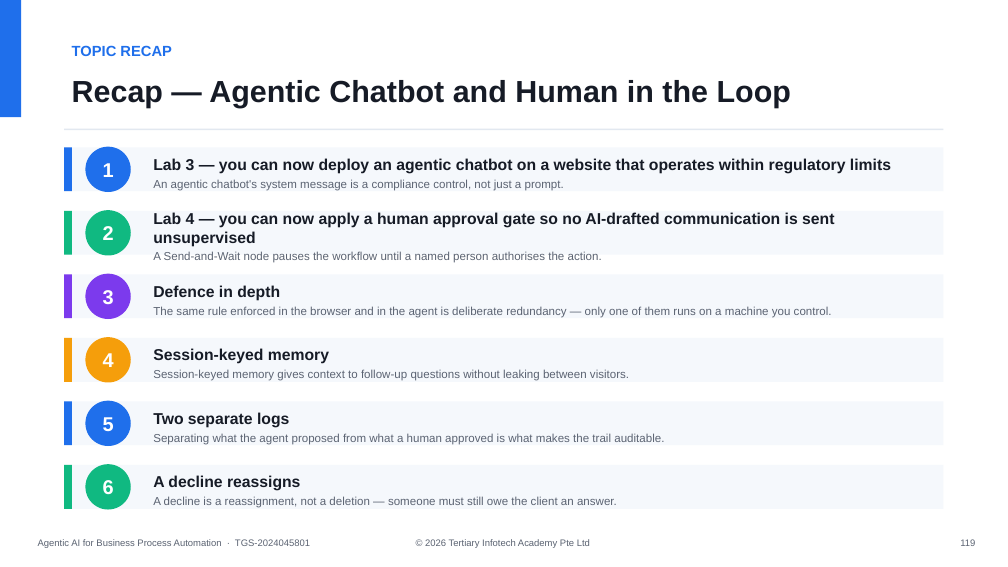
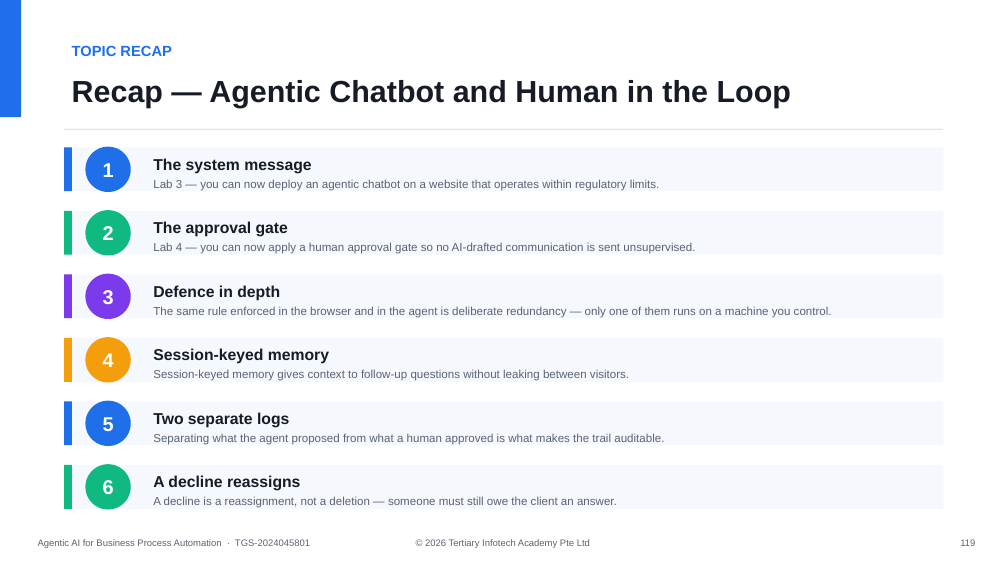
Before and after one commit to tertiarycourses/TGS-2024045801-Agentic-AI-for-Business-Process-Automation, a slide deck: slide 120 of courseware/Agentic AI for Business Process Automation-v1.1.pptx. Drawn at 1008x567 pixels with LibreOffice and Linux fonts; fonts in the diff are those of the drawing. Boxes give left, top, right and bottom in pixels: in the first picture for what was removed or moved away, otherwise in the second. Text is boxed around its words. In the diff, an @@ line names an element or a change of style, - is before the commit and + after.

```diff
--- a/courseware/Agentic AI for Business Process Automation-v1.1.pptx
+++ b/courseware/Agentic AI for Business Process Automation-v1.1.pptx
@@ text at (153,158,660,191): text changed; size 15 to 11 pt; text colour #161B26 to #5B6372; bold off @@
-Lab 3 — you can now deploy an agentic chatbot on a website that operates within regulatory limits
-An agentic chatbot's system message is a compliance control, not just a prompt.
+The system message
+Lab 3 — you can now deploy an agentic chatbot on a website that operates within regulatory limits.
@@ text at (153,221,695,254): text changed; size 15 to 11 pt; text colour #161B26 to #5B6372; bold off @@
-Lab 4 — you can now apply a human approval gate so no AI-drafted communication is sent unsupervised
-A Send-and-Wait node pauses the workflow until a named person authorises the action.
+The approval gate
+Lab 4 — you can now apply a human approval gate so no AI-drafted communication is sent unsupervised.
```
Also in this commit, not shown: 2 other slides changed, 6 other files.
